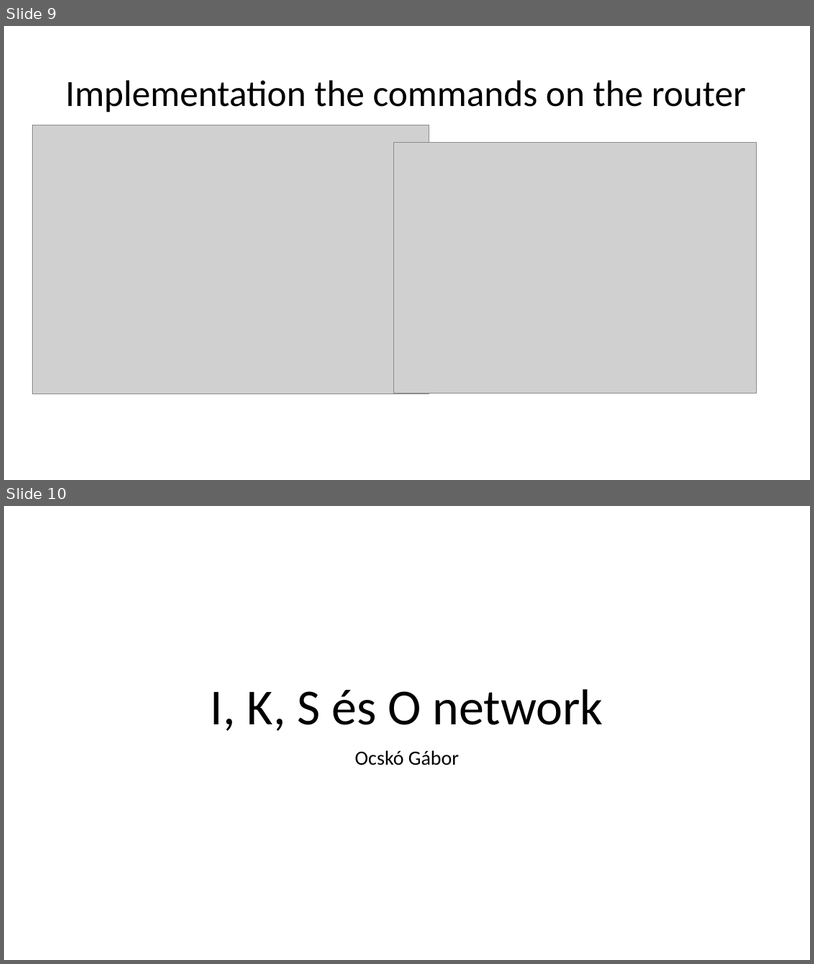
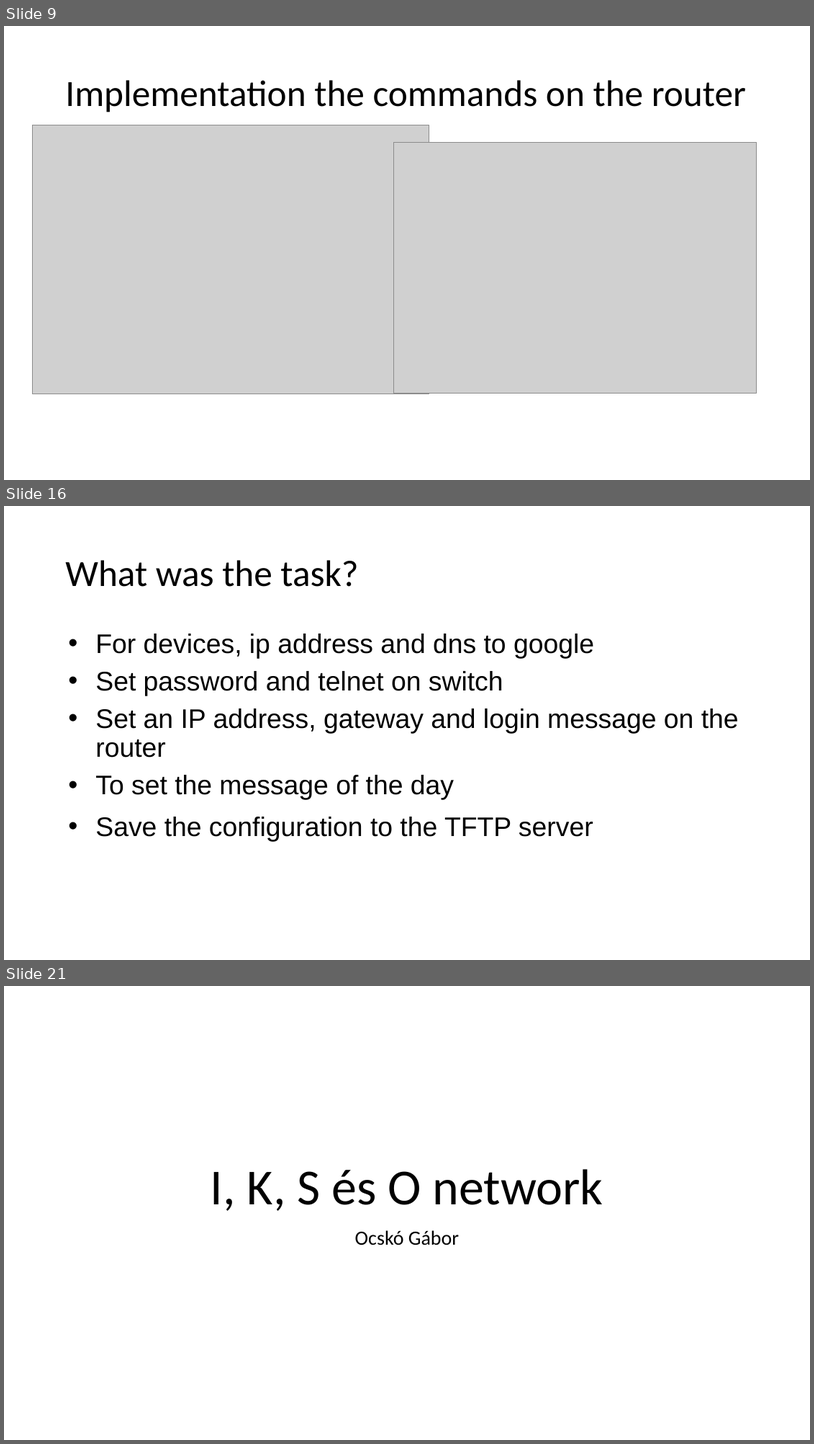
Before and after one commit to I-Izumi/School-project-network, a slide deck: Prezentációk/Projekt_English.pptx. Shown one above the other, each under a label of ours: slides 9 and 10 before the commit, slides 9, 16 and 21 after it; the slides between them are not shown. The pictures are 814x964 and 814x1444 pixels, drawn with LibreOffice and Linux fonts; fonts in the diff are those of the drawing; grey boxes stand for pictures. Boxes give left, top, right and bottom in pixels: in the first picture for what was removed or moved away, otherwise in the second. Text is boxed around its words. In the diff, an @@ line names an element or a change of style, - is before the commit and + after.

```diff
--- a/Prezentációk/Projekt_English.pptx
+++ b/Prezentációk/Projekt_English.pptx
@@ slide 16 added at [4, 506, 810, 960], background #FFFFFF @@
@@ title added at [65, 560, 358, 587], 44 pt, text #000000 @@
+What was the task?
@@ text added at [95, 633, 739, 842], 32 pt, text #000000 @@
+• For devices, ip address and dns to google
+• Set password and telnet on switch
+• Set an IP address, gateway and login message on the router
+• To set the message of the day
+• Save the configuration to the TFTP server
@@ what was slide 10 is now slide 21 @@
```
Also in this commit, not shown: 10 other slides added.
